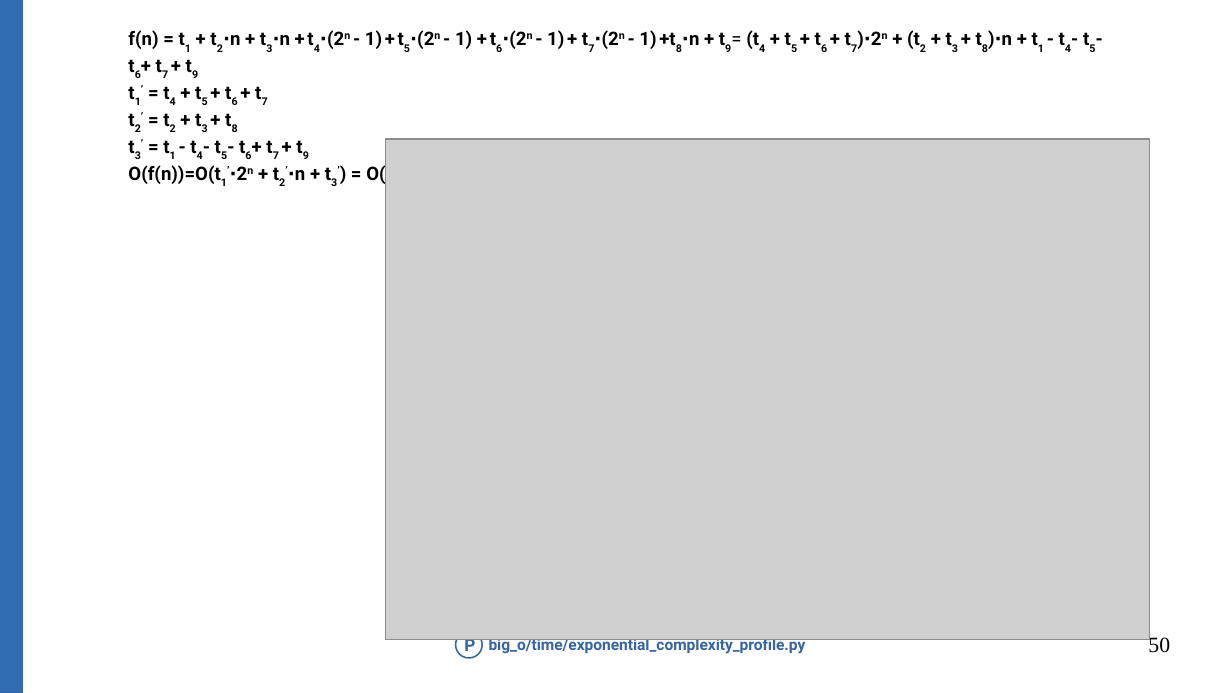
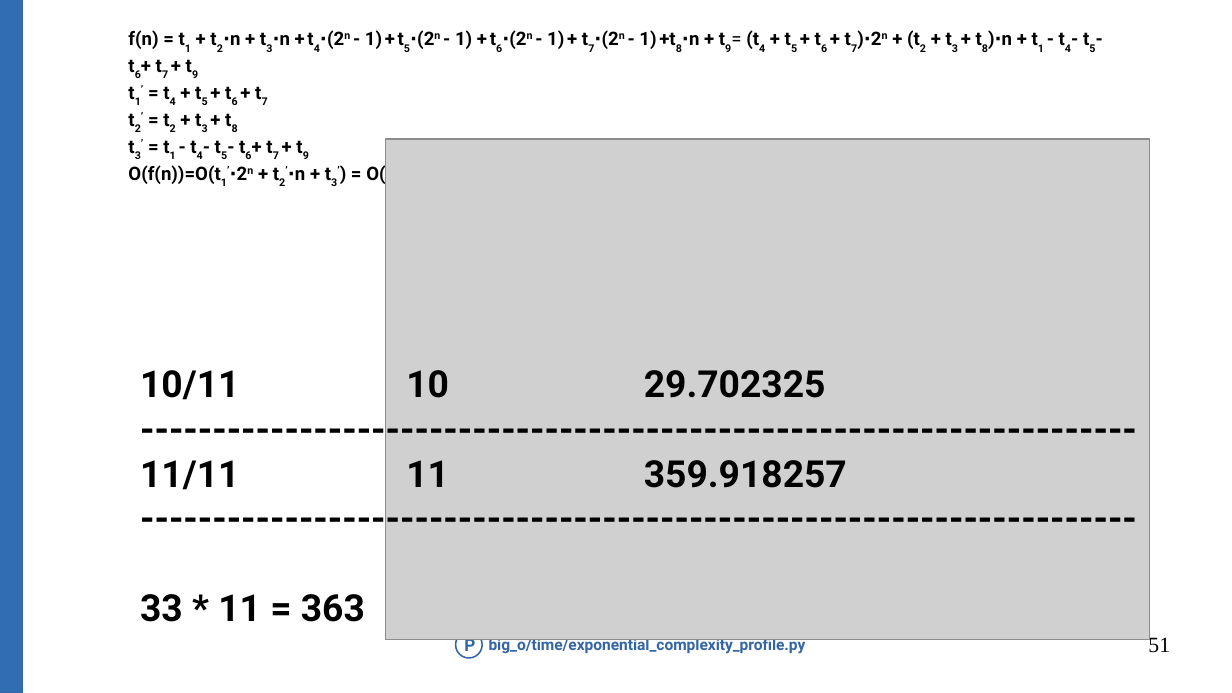
Before and after one commit to Michael-Wisniewski/algorithmic-workshop, a slide deck: slide 51 of gotowa.odp (slide 50 before the commit). Drawn at 1232x693 pixels with LibreOffice and Linux fonts; fonts in the diff are those of the drawing; grey boxes stand for pictures. Boxes give left, top, right and bottom in pixels: in the first picture for what was removed or moved away, otherwise in the second. Text is boxed around its words. In the diff, an @@ line names an element or a change of style, - is before the commit and + after.

```diff
--- a/gotowa.odp
+++ b/gotowa.odp
@@ text added at box(140, 370, 847, 622), 24 pt, text #000000, bold @@
+10/11 10 29.702325
+---------------------------------------------------------------------
+11/11 11 359.918257
+---------------------------------------------------------------------
+33 * 11 = 363
@@ page number at box(1148, 636, 1170, 653): text changed @@
-50
+51
```
Also in this commit, not shown: 12 other slides changed, 1 slide added, 1 other file.
